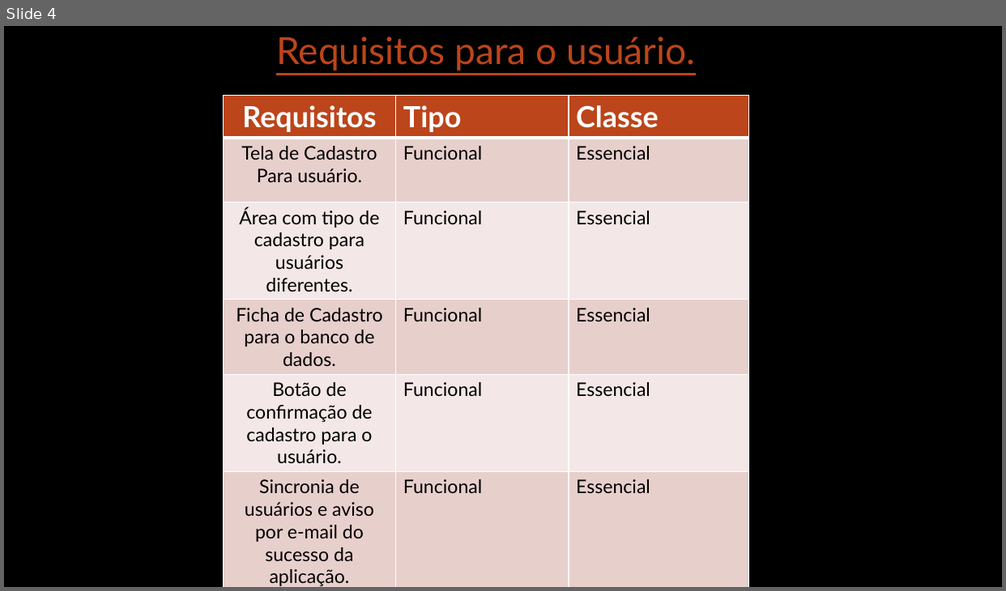
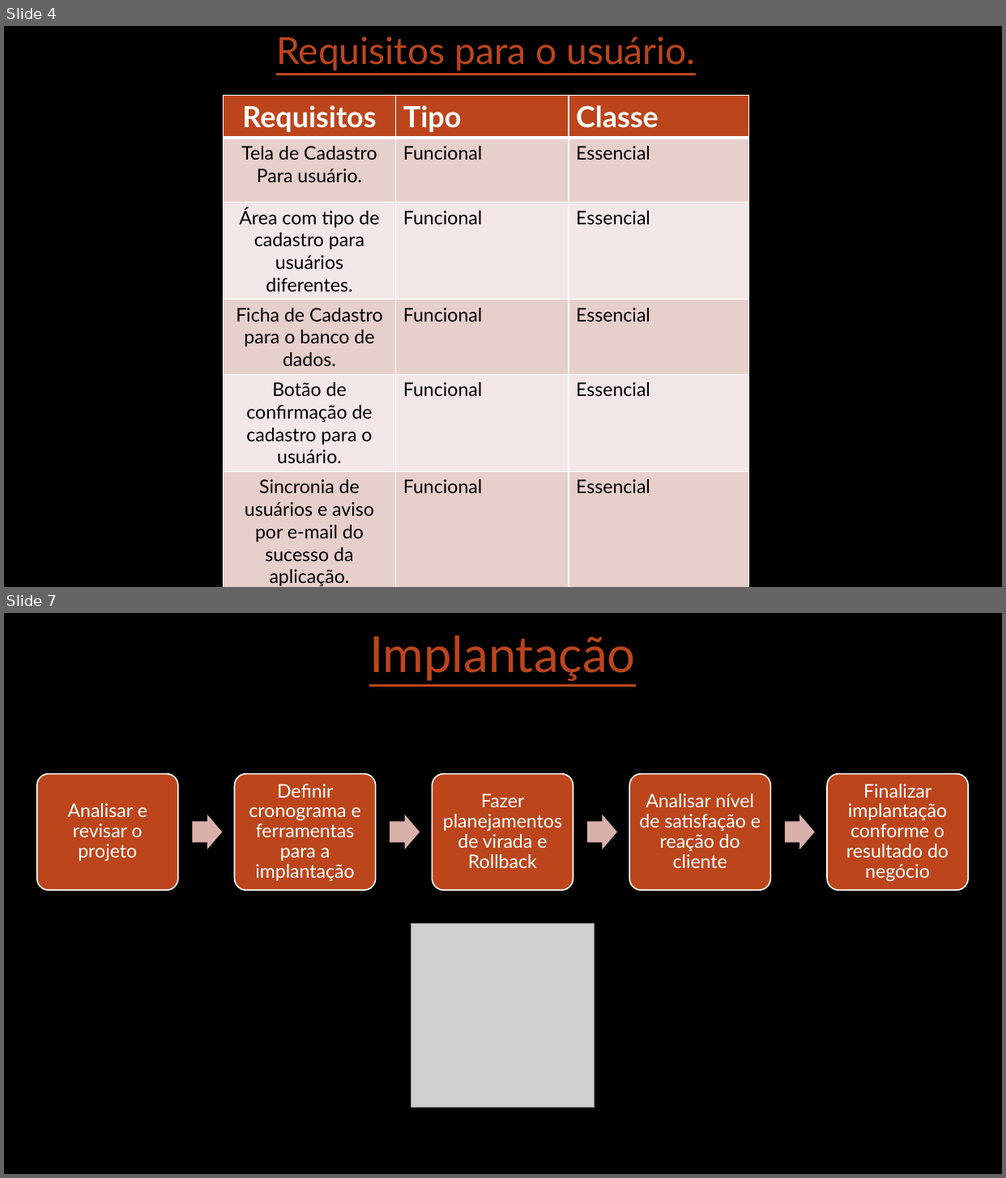
Before and after one commit to raphaelbachega/Bachega-s-repository, a slide deck: conteudoBandtecBachega/CicloDeVidaDeDesenvolvimento.pptx. Shown one above the other, each under a label of ours: slide 4 before the commit, slides 4 and 7 after it; the slides between them are not shown. The pictures are 1006x591 and 1006x1178 pixels, drawn with LibreOffice and Linux fonts; fonts in the diff are those of the drawing; grey boxes stand for pictures; background and template pictures are left out. Boxes give left, top, right and bottom in pixels: in the first picture for what was removed or moved away, otherwise in the second. Text is boxed around its words. In the diff, an @@ line names an element or a change of style, - is before the commit and + after.

```diff
--- a/conteudoBandtecBachega/CicloDeVidaDeDesenvolvimento.pptx
+++ b/conteudoBandtecBachega/CicloDeVidaDeDesenvolvimento.pptx
@@ slide 7 added at [4, 613, 1002, 1174], background picture (left out) @@
@@ title added at [369, 635, 636, 681], 48 pt, text #BC451B, underline @@
+Implantação
@@ group added at [37, 774, 968, 890]: 5 rounded rectangles, 5 texts, 4 right arrows @@
+Analisar e revisar o projeto
+Definir cronograma e ferramentas para a implantação
+Fazer planejamentos de virada e Rollback
+Analisar nível de satisfação e reação do cliente
+Finalizar implantação conforme o resultado do negócio
@@ picture added at [411, 924, 594, 1107] @@
```
Also in this commit, not shown: 2 slides changed, 1 slide removed.
